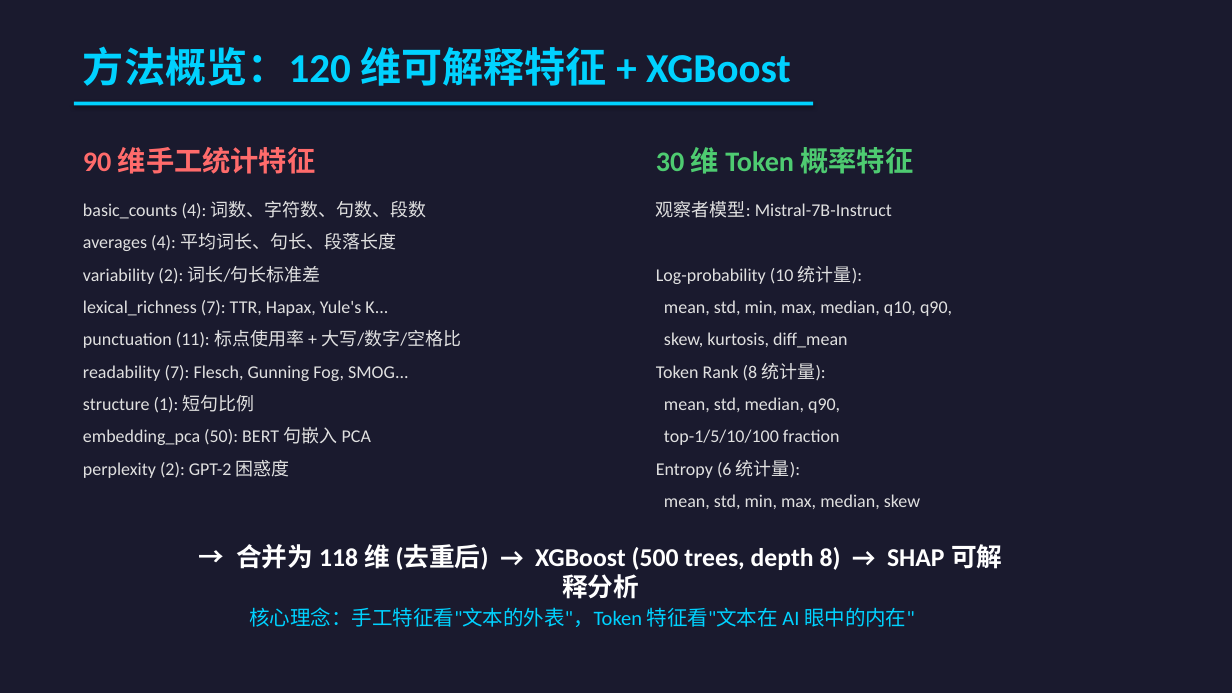
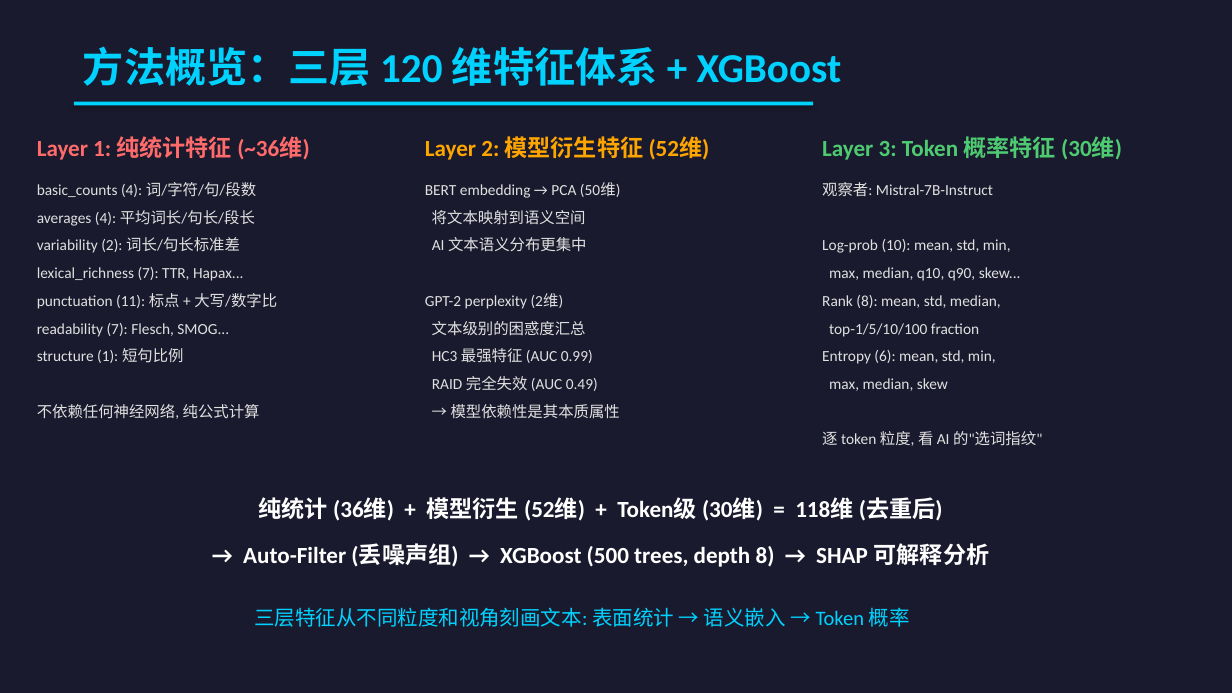
Before and after one commit to HaibinLai/HC3, a slide deck: slide 4 of reports/AIGC_Detection_Presentation.pptx. Drawn at 1232x693 pixels with LibreOffice and Linux fonts; fonts in the diff are those of the drawing. Boxes give left, top, right and bottom in pixels: in the first picture for what was removed or moved away, otherwise in the second. Text is boxed around its words. In the diff, an @@ line names an element or a change of style, - is before the commit and + after.

```diff
--- a/reports/AIGC_Detection_Presentation.pptx
+++ b/reports/AIGC_Detection_Presentation.pptx
@@ text at [83,46,842,86]: text changed @@
-方法概览：120 维可解释特征 + XGBoost
+方法概览：三层 120 维特征体系 + XGBoost
@@ text at [37,136,309,160]: text changed; size 22 to 18 pt @@
-90 维手工统计特征
+Layer 1: 纯统计特征 (~36维)
@@ text added at [425,136,710,160], 18 pt, text #FFA500, bold @@
+Layer 2: 模型衍生特征 (52维)
@@ text at [822,136,1122,160]: text changed; size 22 to 18 pt @@
-30 维 Token 概率特征
+Layer 3: Token 概率特征 (30维)
@@ text "basic_counts (4): 词/字符/句/段数": place and size @@
-text "basic_counts (4): 词/字符/句/段数" at [83,201,461,478]
+text "basic_counts (4): 词/字符/句/段数" at [37,182,277,419]
@@ text "观察者: Mistral-7B-Instruct": place and size @@
-text "观察者: Mistral-7B-Instruct" at [656,201,952,509]
+text "观察者: Mistral-7B-Instruct" at [822,182,1042,446]
@@ text at [37,182,256,226]: text changed; size 14 to 12 pt @@
-basic_counts (4): 词数、字符数、句数、段数
-averages (4): 平均词长、句长、段落长度
+basic_counts (4): 词/字符/句/段数
+averages (4): 平均词长/句长/段长
@@ text added at [425,182,621,419], 12 pt, text #E0E0E0 @@
+BERT embedding → PCA (50维)
+将文本映射到语义空间
+AI 文本语义分布更集中
+GPT-2 perplexity (2维)
+文本级别的困惑度汇总
+HC3 最强特征 (AUC 0.99)
+RAID 完全失效 (AUC 0.49)
+→ 模型依赖性是其本质属性
@@ text at [822,182,1021,308]: text changed; size 14 to 12 pt @@
-观察者模型: Mistral-7B-Instruct
-Log-probability (10 统计量):
-mean, std, min, max, median, q10, q90,
-skew, kurtosis, diff_mean
-Token Rank (8 统计量):
-mean, std, median, q90,
+观察者: Mistral-7B-Instruct
+Log-prob (10): mean, std, min,
+max, median, q10, q90, skew...
+Rank (8): mean, std, median,
@@ text at [37,237,240,363]: size 14 to 12 pt in "variability (2): 词长/句长标准差", "structure (1): 短句比例"; less space between paragraphs @@
@@ text at [37,267,277,337]: text changed; size 14 to 12 pt @@
-lexical_richness (7): TTR, Hapax, Yule's K...
-punctuation (11): 标点使用率 + 大写/数字/空格比
-readability (7): Flesch, Gunning Fog, SMOG...
+lexical_richness (7): TTR, Hapax...
+punctuation (11): 标点 + 大写/数字比
+readability (7): Flesch, SMOG...
@@ text at [829,323,979,337]: size 14 to 12 pt in "top-1/5/10/100 fraction"; less space between paragraphs @@
@@ text at [822,350,1042,446]: text changed; size 14 to 12 pt @@
-Entropy (6 统计量):
-mean, std, min, max, median, skew
+Entropy (6): mean, std, min,
+max, median, skew
+逐 token 粒度, 看 AI 的"选词指纹"
@@ text at [37,404,260,419]: text changed; size 14 to 12 pt @@
-embedding_pca (50): BERT 句嵌入 PCA
-perplexity (2): GPT-2 困惑度
+不依赖任何神经网络, 纯公式计算
@@ text added at [259,497,943,521], 18 pt, text #FFFFFF, bold @@
+纯统计 (36维) + 模型衍生 (52维) + Token级 (30维) = 118维 (去重后)
@@ text at [243,543,990,567]: text changed; size 20 to 18 pt @@
-→ 合并为 118 维 (去重后) → XGBoost (500 trees, depth 8) → SHAP 可解释分析
+→ Auto-Filter (丢噪声组) → XGBoost (500 trees, depth 8) → SHAP 可解释分析
@@ text at [255,607,910,627]: text changed @@
-核心理念：手工特征看"文本的外表"，Token 特征看"文本在 AI 眼中的内在"
+三层特征从不同粒度和视角刻画文本: 表面统计 → 语义嵌入 → Token 概率
```
Also in this commit, not shown: 1 other slide changed, 1 other file.
